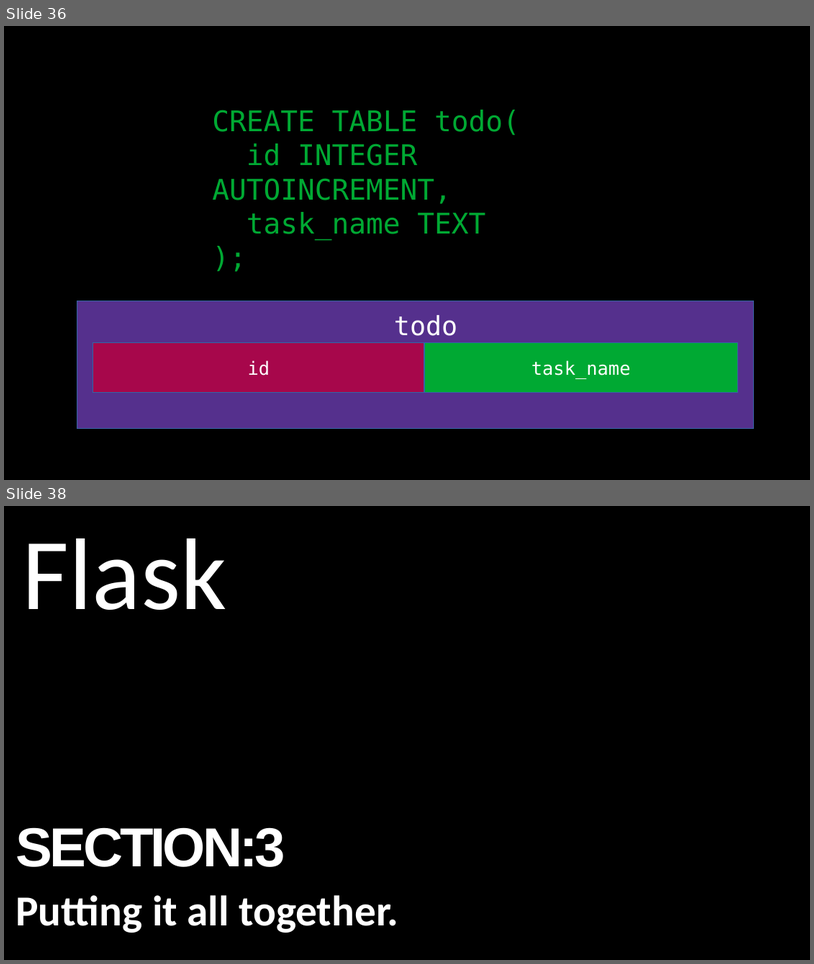
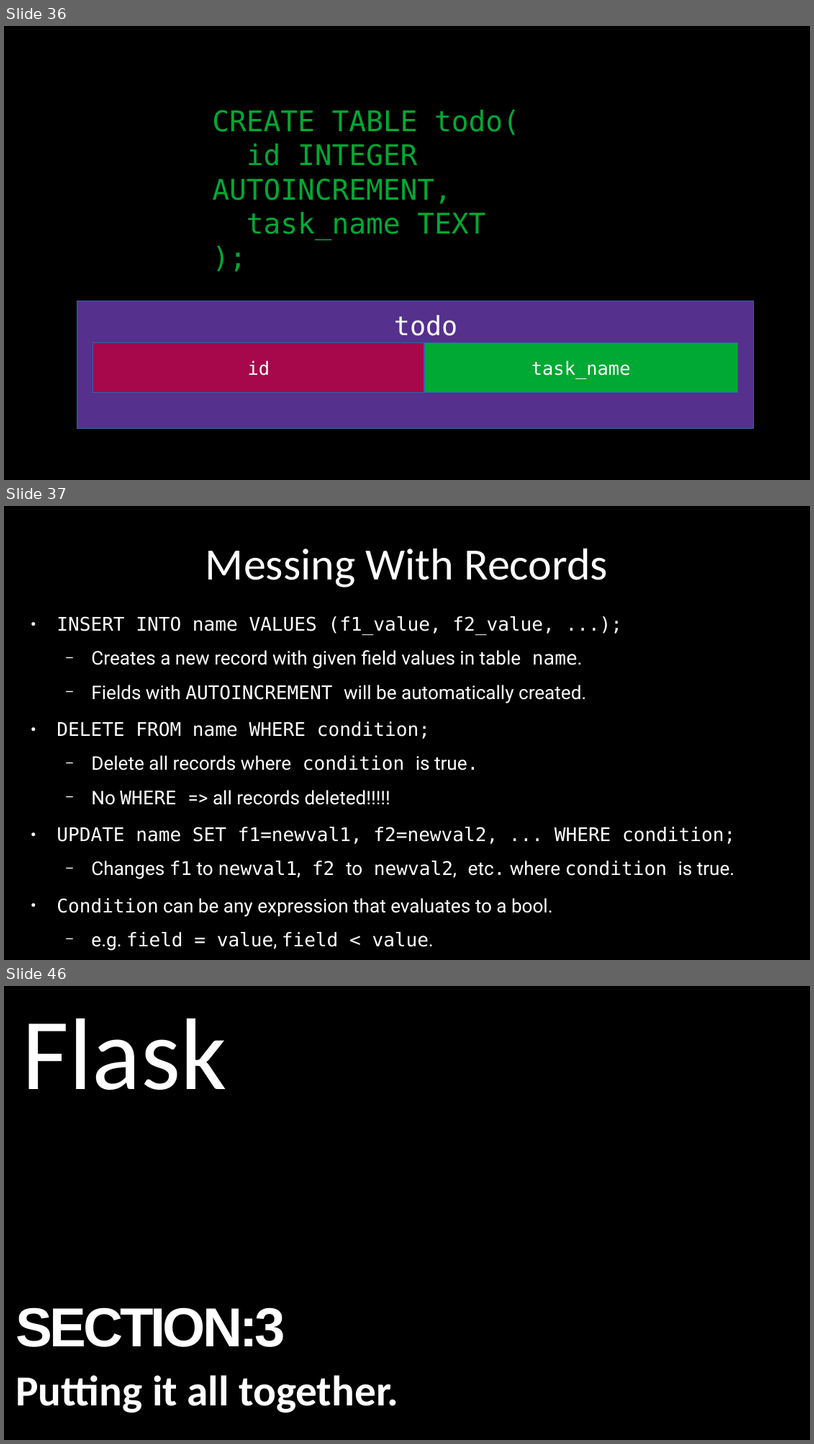
Before and after one commit to alexacallmebaka/htmlflasksql, a slide deck: slides/deck.odp. Shown one above the other, each under a label of ours: slides 36 and 38 before the commit, slides 36, 37 and 46 after it; the slides between them are not shown. The pictures are 814x964 and 814x1444 pixels, drawn with LibreOffice and Linux fonts; fonts in the diff are those of the drawing. Boxes give left, top, right and bottom in pixels: in the first picture for what was removed or moved away, otherwise in the second. Text is boxed around its words. In the diff, an @@ line names an element or a change of style, - is before the commit and + after.

Commit message:
sql

```diff
--- a/slides/deck.odp
+++ b/slides/deck.odp
@@ slide 37 added at (4,506,810,960), background #000000 @@
@@ title added at (206,548,608,587), 44 pt, text #FFFFFF @@
+Messing With Records
@@ text added at (57,616,736,916), 18.5 pt, text #FFFFFF @@
+● INSERT INTO name VALUES (f1_value, f2_value, ...);
+  − Creates a new record with given field values in table name.
+  − Fields with AUTOINCREMENT will be automatically created.
+● DELETE FROM name WHERE condition;
+  − Delete all records where condition is true.
+  − No WHERE => all records deleted!!!!!
+● UPDATE name SET f1=newval1, f2=newval2, ... WHERE condition;
+  − Changes f1 to newval1, f2 to newval2, etc. where condition is true.
+● Condition can be any expression that evaluates to a bool.
+  − e.g. field = value, field < value.
@@ what was slide 38 is now slide 46 @@
```
Also in this commit, not shown: 9 other slides added, 1 slide removed.
